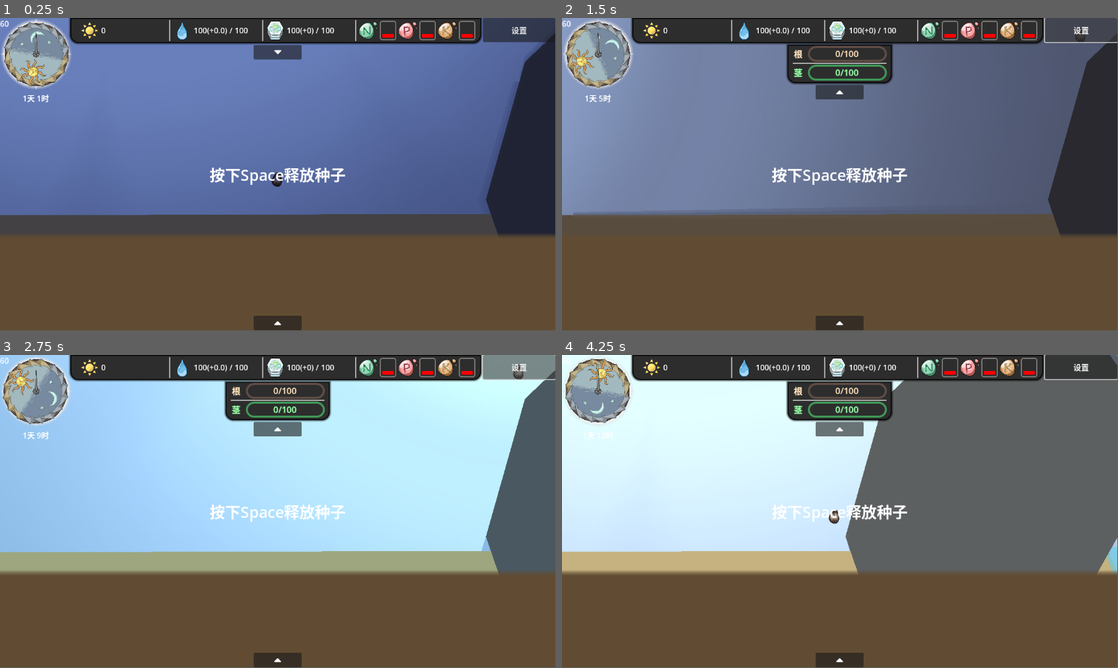
Above: before the commit, frames 1-4 (two rows, left to right).
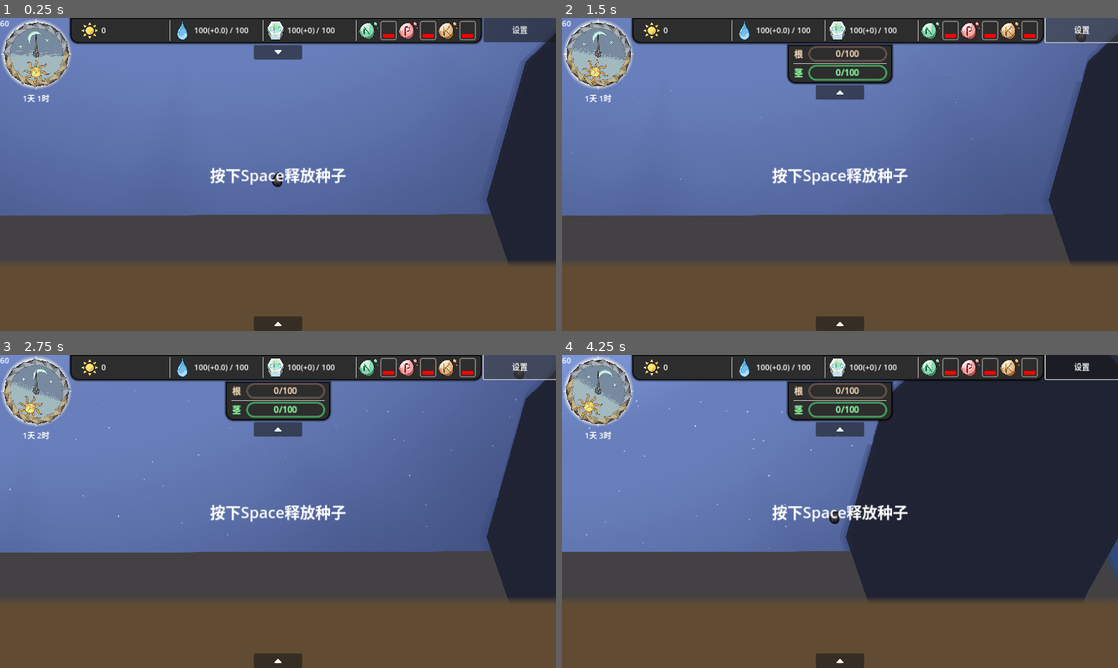
Above: after the commit, the same moments.

Repository: DeanNevan/RootsOfLife
Game: Godot game, scene res://src/main/MainGame/MainGame.tscn
Two runs of this game, one before a commit and one after it. Both use one fixed random seed, a clock stepped at 60 frames per second and the inputs below. The engine's default icon, where the game draws it, is replaced by a stand-in: a white triangle on a blue panel in a dark square.
Inputs (mouse positions are in pixels of both pictures, inside the frame that each line leads up to):
- Up to frame 1 (0.25 s): no input
- Up to frame 2 (1.5 s): click (840, 52) at 0.5 s; click "设置" at 1.25 s
- Up to frame 3 (2.75 s): tap Enter at 2 s; drag from (278, 511) to (517, 367) at 2.02 s
- Up to frame 4 (4.25 s): drag from (840, 511) to (1079, 367) at 2.77 s; move the mouse to (840, 511) at 3.52 s; hold D (view_right) from 3.53 s (still down); tap E at 3.6 s; click (840, 511) at 3.67 s
In our replay, the window is 799x449 before the commit and 800x450 after it. These sizes can differ from the game's own. Grey fills any space a smaller window leaves; there, only what the larger window draws over its background counts as a difference.

The runs differ from the first frame. In frame 1, 10% of the frame differs, in the area x 0-100%, y 0-100%; in frame 2, 38%; in frame 3, 70%; in frame 4, 70%.

Commit message:
修复悬浮窗显示

Diff:
--- a/project.godot
+++ b/project.godot
@@ -23,6 +23,11 @@
 GameTime="*res://src/main/autoload/GameTime.tscn"
 InputManager="*res://src/main/autoload/InputManager.gd"
 GUI="*res://src/main/autoload/GUI.tscn"
+
+[display]
+
+window/stretch/mode="canvas_items"
+window/stretch/aspect="expand"
 
 [input]
 
--- a/src/main/MainGame/MainCamera.gd
+++ b/src/main/MainGame/MainCamera.gd
@@ -27,9 +27,6 @@
 		return false
 
 	position = p
-
-	print(position_max_limit)
-	print(position_min_limit)
 
 	if(position.x > position_max_limit.x):
 		position.x = position_max_limit.x
--- a/src/main/MainGame/MainGameUI/ContainerNutrition/ContainerNutrition.gd
+++ b/src/main/MainGame/MainGameUI/ContainerNutrition/ContainerNutrition.gd
@@ -148,6 +148,7 @@
 
 
 func _on_container_k_mouse_entered():
+	print("!!!")
 	GUI._FloatWindow.activate(
 		_ContainerK,
 		"钾",
@@ -157,5 +158,6 @@
 
 
 func _on_container_k_mouse_exited():
+	print("???")
 	GUI._FloatWindow.inactivate(_ContainerK)
 	pass # Replace with function body.
--- a/src/main/MainGame/MainGameUI/MainGameUI.tscn
+++ b/src/main/MainGame/MainGameUI/MainGameUI.tscn
@@ -159,6 +159,7 @@
 layout_mode = 2
 size_flags_horizontal = 3
 size_flags_vertical = 0
+mouse_filter = 0
 
 [node name="Panel" type="Panel" parent="MarginContainer/HBoxContainer/VBoxContainer2/MarginContainer2"]
 layout_mode = 2
--- a/src/main/Terrain/TerrainNutrition/TerrainNutrition.gd
+++ b/src/main/Terrain/TerrainNutrition/TerrainNutrition.gd
@@ -3,7 +3,7 @@
 
 var SPEED := 5
 
-@export var max_capacity := 10000
+@export var max_capacity := 200
 @onready var capacity : int = max_capacity:
 	set(_capacity):
 		capacity = _capacity
--- a/src/main/Terrain/TerrainNutrition/TerrainNutritionK/TerrainNutritionK.tscn
+++ b/src/main/Terrain/TerrainNutrition/TerrainNutritionK/TerrainNutritionK.tscn
@@ -17,6 +17,7 @@
 [node name="TerrainNutritionK" instance=ExtResource("1_d7als")]
 color = Color(1, 0.552941, 0.384314, 1)
 script = ExtResource("2_i6gb5")
+max_capacity = 200
 border_color = Color(1, 0.552941, 0.384314, 1)
 
 [node name="LightOccluder" parent="." index="0"]
--- a/src/main/TreeLike/TreeLikeLine.gd
+++ b/src/main/TreeLike/TreeLikeLine.gd
@@ -14,8 +14,8 @@
 @onready var _AreaLine = %AreaLine
 @onready var _LineTexture = %LineTexture
 @onready var _LineTextureBorder = %LineTextureBorder
-@onready var _LineTextureOccluder = %LineTextureOccluder
-@onready var _LineTextureOccluder2 = %LineTextureOccluder2
+#@onready var _LineTextureOccluder = %LineTextureOccluder
+#@onready var _LineTextureOccluder2 = %LineTextureOccluder2
 
 var parent_line : TreeLikeLine
 var child_lines := []
--- a/src/main/autoload/FloatWindow.gd
+++ b/src/main/autoload/FloatWindow.gd
@@ -8,6 +8,7 @@
 var askers := []
 var askers_data := {}
 
+var is_asker_unchanged := false
 var current_asker : Object
 
 # Called when the node enters the scene tree for the first time.
@@ -54,6 +55,9 @@
 		_LabelContent.text = askers_data[current_asker][1]
 
 func activate(_asker : Object, title := "", content := ""):
+	is_asker_unchanged = false
+	print("activate")
+	print(_asker)
 	if !askers.has(_asker):
 		askers.append(_asker)
 	askers_data[_asker] = [title, content]
@@ -67,6 +71,8 @@
 
 
 func inactivate(_asker : Object):
+	print("inactivate")
+	print(_asker)
 	if !askers.has(_asker):
 		return
 	askers.erase(_asker)
@@ -77,8 +83,8 @@
 	is_active = false
 	var tween : Tween = create_tween()
 	tween.tween_property(self, "modulate:a", 0, 0.15)
+	is_asker_unchanged = true
 	await tween.finished
-	if is_instance_valid(current_asker):
-		if current_asker == _asker:
-			hide()
+	if is_asker_unchanged:
+		hide()
 	pass
--- a/src/main/autoload/GameTime.gd
+++ b/src/main/autoload/GameTime.gd
@@ -7,7 +7,7 @@
 
 }
 
-var STAMP_PER_HOUR := 20 # 60物理帧=1秒/一小时
+var STAMP_PER_HOUR := 120 # 60物理帧=1秒/一小时
 
 var timestamp := 0
 
